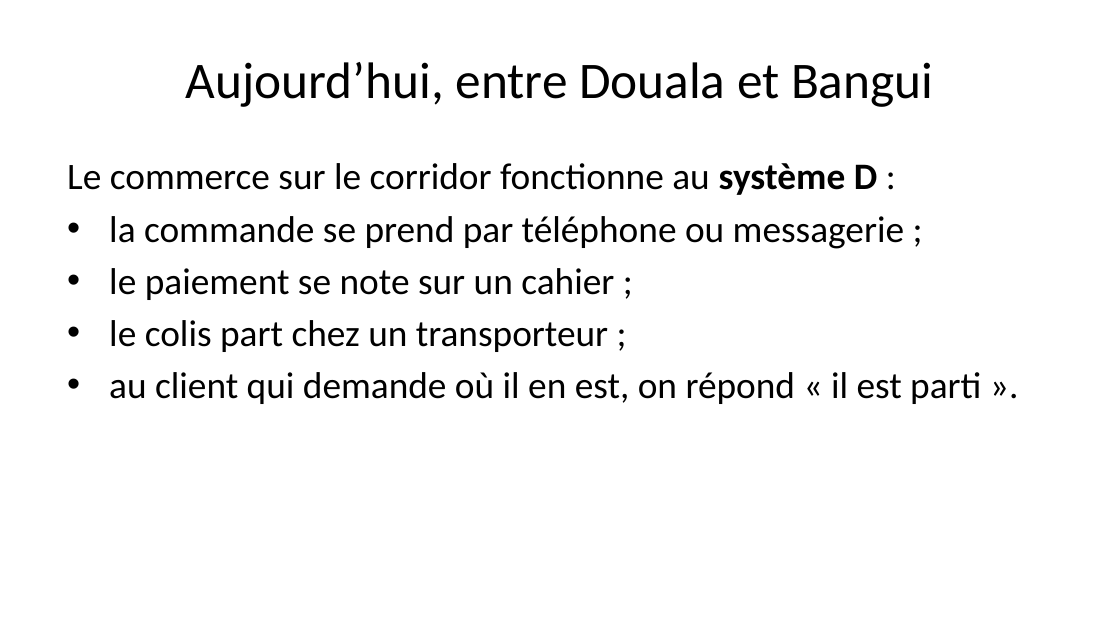
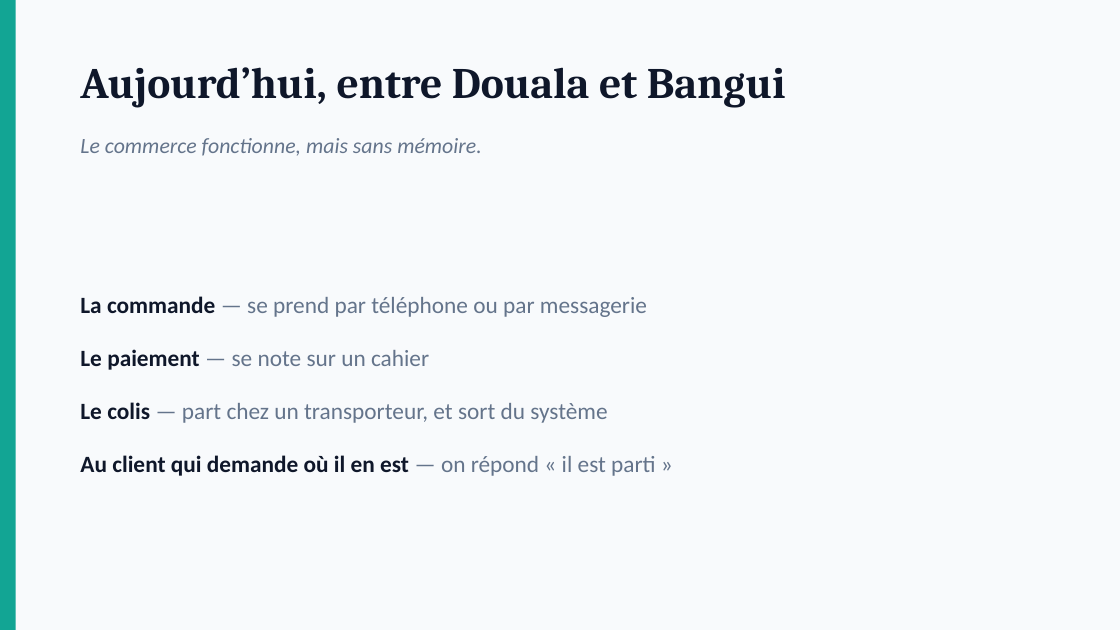
Before and after one commit to Dominique-BRIA/garah, a slide deck: slide 3 of docs/presentation/GARAH-presentation.pptx. Drawn at 1120x630 pixels with LibreOffice and Linux fonts; fonts in the diff are those of the drawing. Boxes give left, top, right and bottom in pixels: in the first picture for what was removed or moved away, otherwise in the second. Text is boxed around its words. In the diff, an @@ line names an element or a change of style, - is before the commit and + after.

```diff
--- a/docs/presentation/GARAH-presentation.pptx
+++ b/docs/presentation/GARAH-presentation.pptx
@@ background #FFFFFF to #F8FAFC @@
@@ rectangle added at [0,0,16,629], fill #12A594 @@
@@ text "Aujourd’hui, entre Douala et Bangui": place and size @@
-text "Aujourd’hui, entre Douala et Bangui" at [186,62,933,107]
+text "Aujourd’hui, entre Douala et Bangui" at [80,67,786,108]
@@ text "Aujourd’hui, entre Douala et Bangui" at [80,67,786,108]: size 33 to 28 pt, font Calibri to Cambria, text colour #000000 to #0F172A, bold on; alignment centre to left @@
@@ text added at [80,138,481,156], 14 pt, text #64748B, italic @@
+Le commerce fonctionne, mais sans mémoire.
@@ text "La commande — se prend ..." at [80,296,656,476]: vertical alignment top to middle @@
@@ text at [80,296,656,476]: text changed; size 24 to 15 pt; text colour #000000 to #64748B @@
-Le commerce sur le corridor fonctionne au système D :
-• la commande se prend par téléphone ou messagerie ;
-• le paiement se note sur un cahier ;
-• le colis part chez un transporteur ;
-• au client qui demande où il en est, on répond « il est parti ».
+▪ La commande — se prend par téléphone ou par messagerie
+Le paiement — se note sur un cahier
+Le colis — part chez un transporteur, et sort du système
+Au client qui demande où il en est — on répond « il est parti »
```
Also in this commit, not shown: 22 other slides changed, 11 slides added, 13 slides removed, 3 other files.
